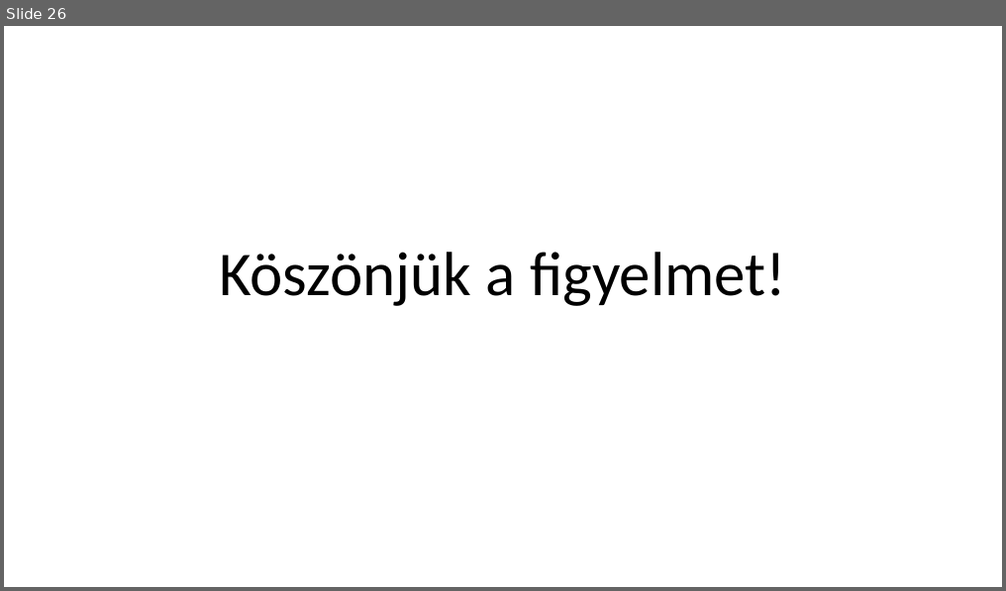
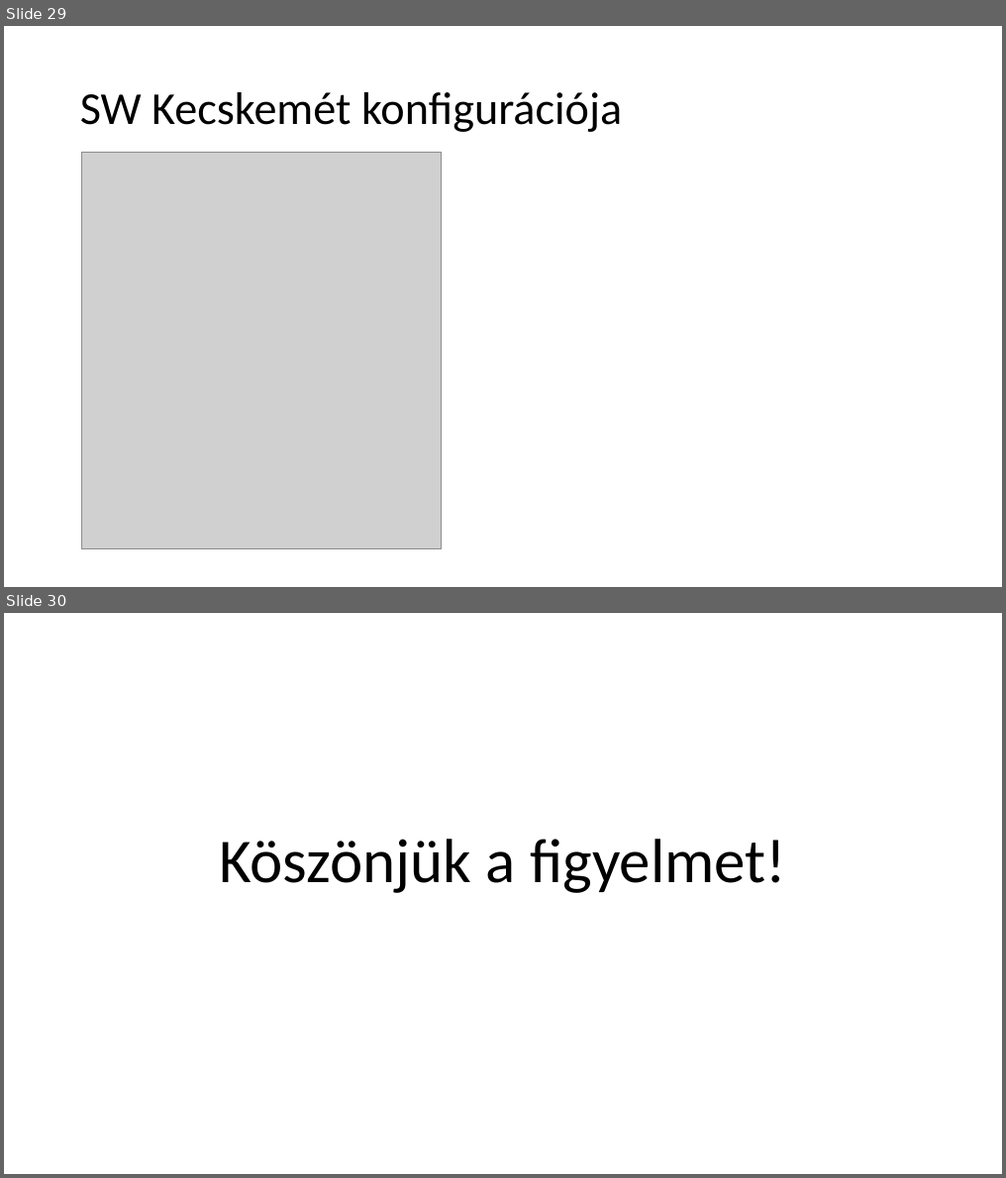
Before and after one commit to I-Izumi/School-project-network, a slide deck: Prezentációk/School_projects_ppt.pptx. Shown one above the other, each under a label of ours: slide 26 before the commit, slides 29 and 30 after it. The pictures are 1006x591 and 1006x1178 pixels, drawn with LibreOffice and Linux fonts; fonts in the diff are those of the drawing; grey boxes stand for pictures. Boxes give left, top, right and bottom in pixels: in the first picture for what was removed or moved away, otherwise in the second. Text is boxed around its words. In the diff, an @@ line names an element or a change of style, - is before the commit and + after.

```diff
--- a/Prezentációk/School_projects_ppt.pptx
+++ b/Prezentációk/School_projects_ppt.pptx
@@ slide 29 added at <box>4,26,1002,587</box>, background #FFFFFF @@
@@ title added at <box>80,92,622,132</box>, 44 pt, text #000000 @@
+SW Kecskemét konfigurációja
@@ picture added at <box>81,153,442,550</box> @@
@@ what was slide 26 is now slide 30 @@
```
Also in this commit, not shown: 3 other slides added, 1 other file.
